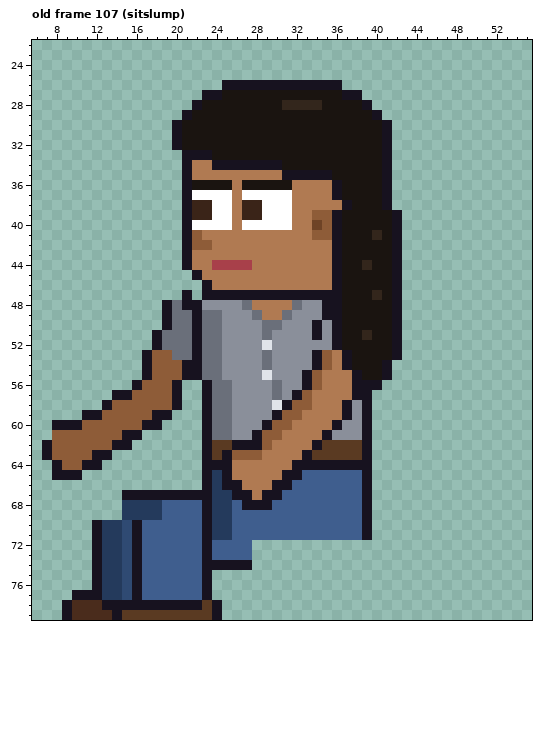
Pixel-art file -- sprites/expo/expo_priya_left_anim.aseprite. Above: the version before the commit.
64x80 pixels, 129 frames. Colours within 5 levels of each other are drawn and written as one. Shown: old frame 107 (sitslump): x 6..55, y 22..79. The commit also changed other frames, which this record leaves out.
New version:
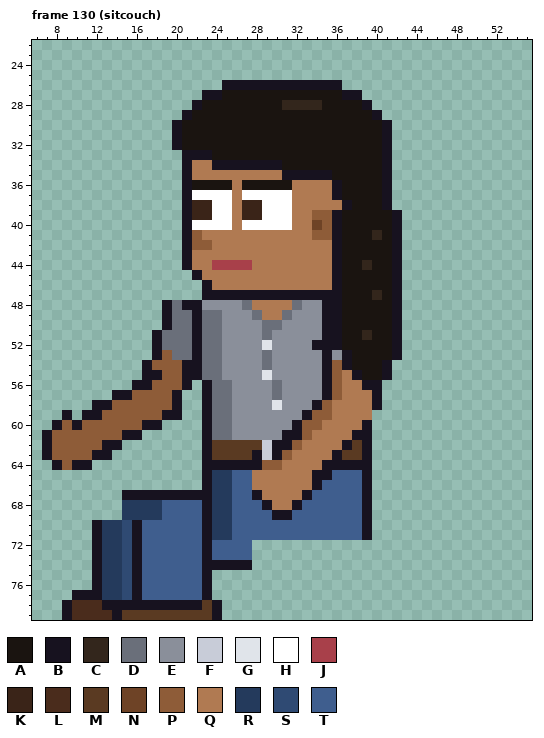
Palette (. is transparent): A #1a1410  B #17121f  C #33261c  D #6a6f7a  E #8a8f9a  F #c8ccd8  G #e0e4ea  H #ffffff  J #a8404a  K #3a2418  L #4a2c1c  M #5a3a22  N #6e4326  P #8e5c38  Q #b07a52  R #243a5c  S #2f4a73  T #3f5e8e
A new or re-ordered frame is compared with the old frame closest to it.
From old to new:
{"change": "frames 129 -> 135"}
{"where": "frame 130 (sitcouch) is new; against old frame 107 (sitslump), layers \"Near Arm\", \"Back Arm\""}
{"frame":130,"y":47,"x":21,"old":"B","new":"."}
{"frame":130,"y":50,"x":34,"old":"BE","new":"EB"}
{"frame":130,"y":51,"x":34,"old":"BE","new":"EB"}
{"frame":130,"y":52,"x":34,"old":"EE","new":"BB"}
{"frame":130,"y":53,"x":17,"old":"BP","new":".B"}
{"frame":130,"y":53,"x":34,"old":"BPQ","new":"EBE"}
{"frame":130,"y":54,"x":34,"old":"BPQ","new":"EBP"}
{"frame":130,"y":55,"x":18,"old":"P","new":"B"}
{"frame":130,"y":55,"x":33,"old":"BPQQ","new":"EEBP"}
{"frame":130,"y":56,"x":17,"old":"P","new":"B"}
{"frame":130,"y":56,"x":20,"old":"B.","new":"PB"}
{"frame":130,"y":56,"x":33,"old":"BPQQ","new":"EEBP"}
{"frame":130,"y":56,"x":38,"old":"B","new":"Q"}
{"frame":130,"y":57,"x":32,"old":"BPQQQ","new":"EEEBP"}
{"frame":130,"y":57,"x":38,"old":"BB.","new":"QQB"}
{"frame":130,"y":58,"x":12,"old":".","new":"B"}
{"frame":130,"y":58,"x":31,"old":"BPPQQ","new":"EEEBP"}
{"frame":130,"y":58,"x":37,"old":"BEB.","new":"QQQB"}
{"frame":130,"y":59,"x":9,"old":".","new":"B"}
{"frame":130,"y":59,"x":18,"old":"B","new":"P"}
{"frame":130,"y":59,"x":20,"old":".","new":"B"}
{"frame":130,"y":59,"x":30,"old":"BPPQQQ","new":"EEEBPP"}
{"frame":130,"y":59,"x":37,"old":"BEB","new":"QQQ"}
{"frame":130,"y":60,"x":9,"old":"B","new":"P"}
{"frame":130,"y":60,"x":29,"old":"BPPQQQ","new":"EEEBPP"}
{"frame":130,"y":60,"x":36,"old":"BEE","new":"QQQ"}
{"frame":130,"y":61,"x":7,"old":".","new":"B"}
{"frame":130,"y":61,"x":28,"old":"BPPQQQ","new":"EEEBBP"}
{"frame":130,"y":61,"x":35,"old":"BEEE","new":"QQQB"}
{"frame":130,"y":62,"x":13,"old":"P","new":"B"}
{"frame":130,"y":62,"x":15,"old":"B","new":"."}
{"frame":130,"y":62,"x":26,"old":"BBBPQQQ","new":"MMMFBBP"}
{"frame":130,"y":62,"x":34,"old":"BMMM","new":"QQQB"}
{"frame":130,"y":63,"x":25,"old":"BPPPQQQ","new":"MMMBFBP"}
{"frame":130,"y":63,"x":33,"old":"BMMM","new":"QQQB"}
{"frame":130,"y":64,"x":10,"old":"P","new":"B"}
{"frame":130,"y":64,"x":12,"old":"B","new":"."}
{"frame":130,"y":64,"x":26,"old":"QQQQQ","new":"BBBPP"}
{"frame":130,"y":64,"x":32,"old":"BBB","new":"QQQ"}
{"frame":130,"y":65,"x":8,"old":"BBB","new":"..."}
{"frame":130,"y":65,"x":25,"old":"BQQ","new":"RTT"}
{"frame":130,"y":65,"x":31,"old":"BBTTT","new":"QQQBB"}
{"frame":130,"y":66,"x":25,"old":"BBQ","new":"RTT"}
{"frame":130,"y":66,"x":30,"old":"BBTTT","new":"QQQQB"}
{"frame":130,"y":67,"x":26,"old":"BBQBBTTT","new":"TTBQQQQB"}
{"frame":130,"y":68,"x":27,"old":"BB","new":"TT"}
{"frame":130,"y":68,"x":30,"old":"TTT","new":"QQB"}
{"frame":130,"y":69,"x":30,"old":"TT","new":"BB"}
{"label":"erased","picture_box":[182,290,192,300]}
{"label":"changed","picture_box":[222,320,382,520]}
{"label":"changed","picture_box":[42,350,192,480]}
